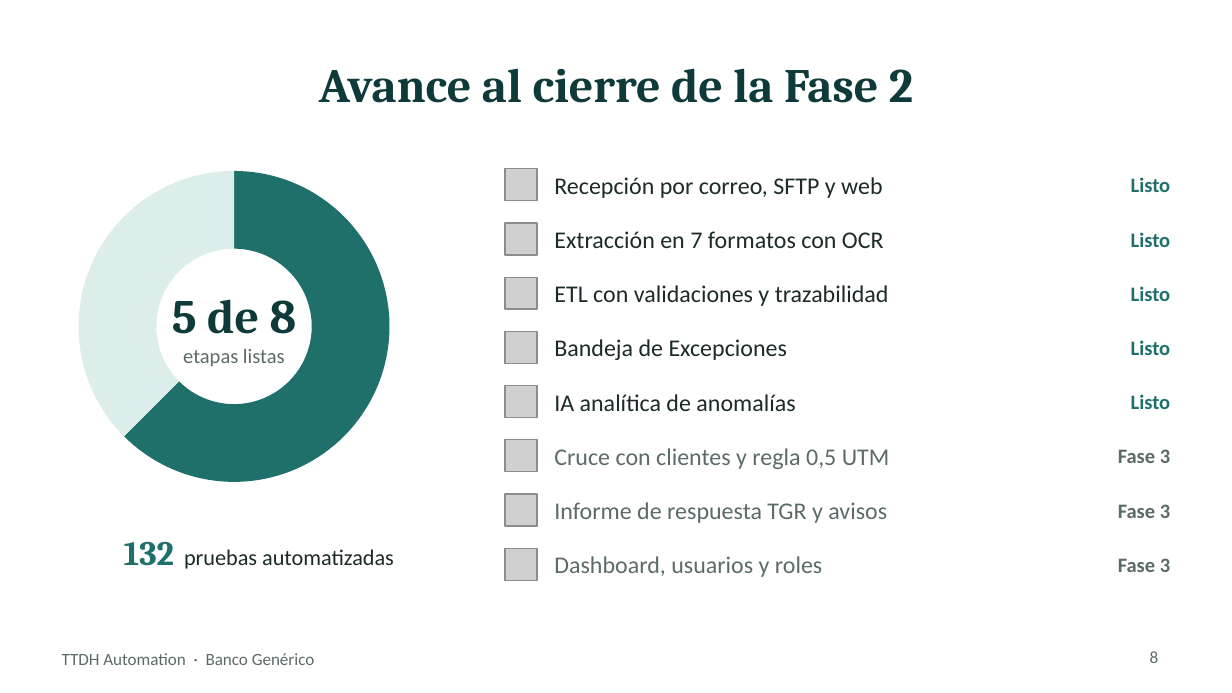
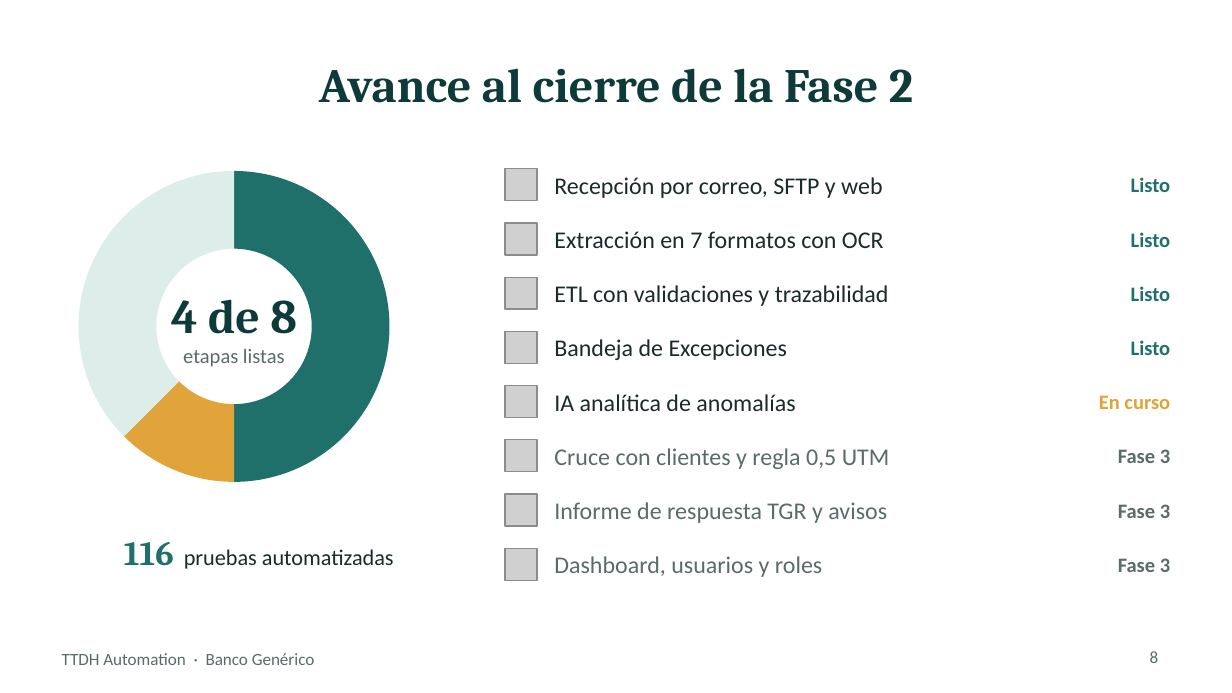
Before and after one commit to JS-Ranker/CAPSTONE, a slide deck: slide 8 of Fase 2/Evidencias Proyecto/Presentación Proyecto.pptx. Drawn at 1232x693 pixels with LibreOffice and Linux fonts; fonts in the diff are those of the drawing; grey boxes stand for pictures. Boxes give left, top, right and bottom in pixels: in the first picture for what was removed or moved away, otherwise in the second. Text is boxed around its words. In the diff, an @@ line names an element or a change of style, - is before the commit and + after.

Commit message:
Agrega presentación del proyecto de Fase 2

```diff
--- a/Fase 2/Evidencias Proyecto/Presentación Proyecto.pptx
+++ b/Fase 2/Evidencias Proyecto/Presentación Proyecto.pptx
@@ doughnut chart at [62, 154, 407, 499] @@
-categories: Implementadas, Pendientes
+categories: Implementadas, En desarrollo, Pendientes
-Series 1: 62, 38
+Series 1: 50, 12, 38
@@ text at [171, 299, 297, 334]: text changed @@
-5 de 8
+4 de 8
@@ text at [1099, 395, 1170, 409]: text changed; text colour #1F6F6B to #E0A43A @@
-Listo
+En curso
@@ text at [124, 542, 394, 569]: text changed @@
-132 pruebas automatizadas
+116 pruebas automatizadas
```
Also in this commit, not shown: 2 other slides changed.
